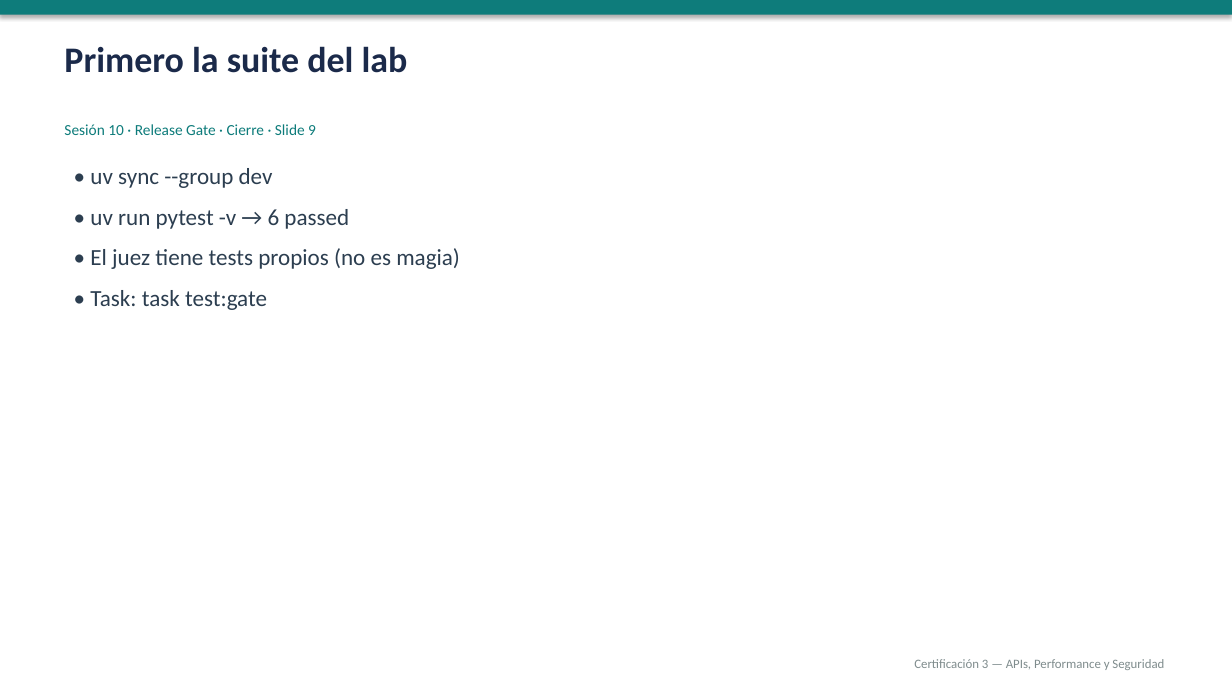
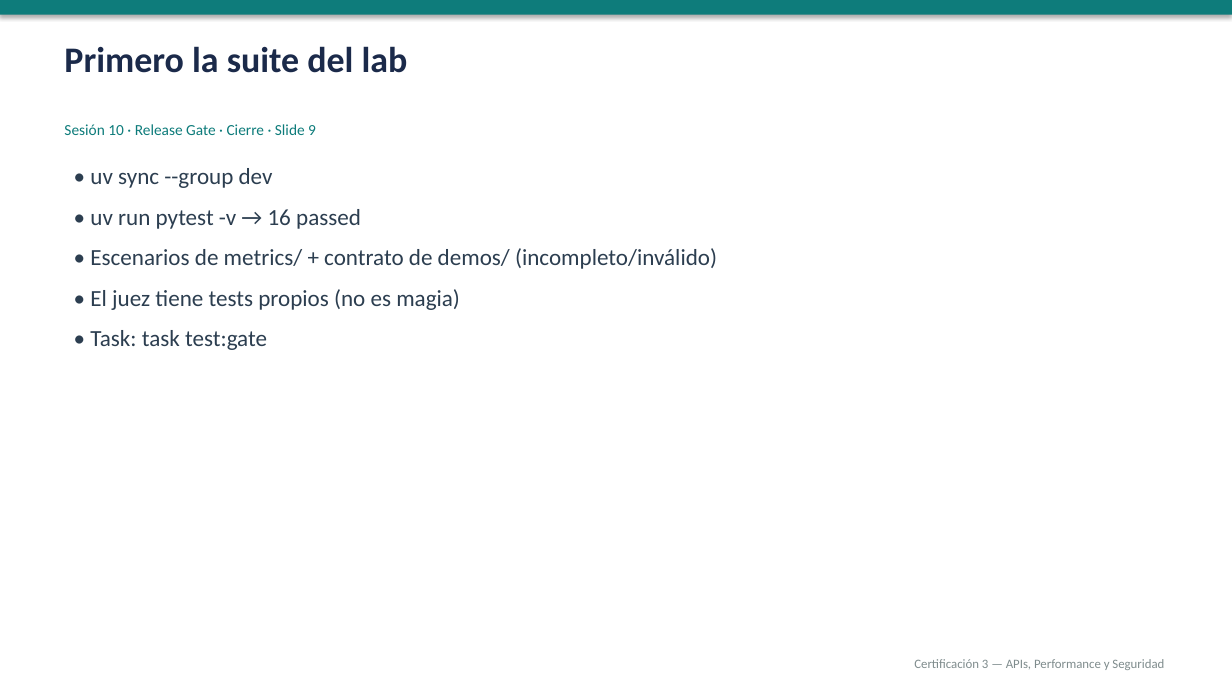
Before and after one commit to NelsonFlores1/Fork-curso_1, a slide deck: slide 11 of sesiones/sesion-10/sesion-10.pptx (slide 9 before the commit). Drawn at 1232x693 pixels with LibreOffice and Linux fonts; fonts in the diff are those of the drawing. Boxes give left, top, right and bottom in pixels: in the first picture for what was removed or moved away, otherwise in the second. Text is boxed around its words. In the diff, an @@ line names an element or a change of style, - is before the commit and + after.

```diff
--- a/sesiones/sesion-10/sesion-10.pptx
+++ b/sesiones/sesion-10/sesion-10.pptx
@@ text at [90,209,717,269]: text changed @@
-• uv run pytest -v → 6 passed
+• uv run pytest -v → 16 passed
+• Escenarios de metrics/ + contrato de demos/ (incompleto/inválido)
```
Also in this commit, not shown: 13 other slides changed, 4 slides added, 1 slide removed, 17 other files.
